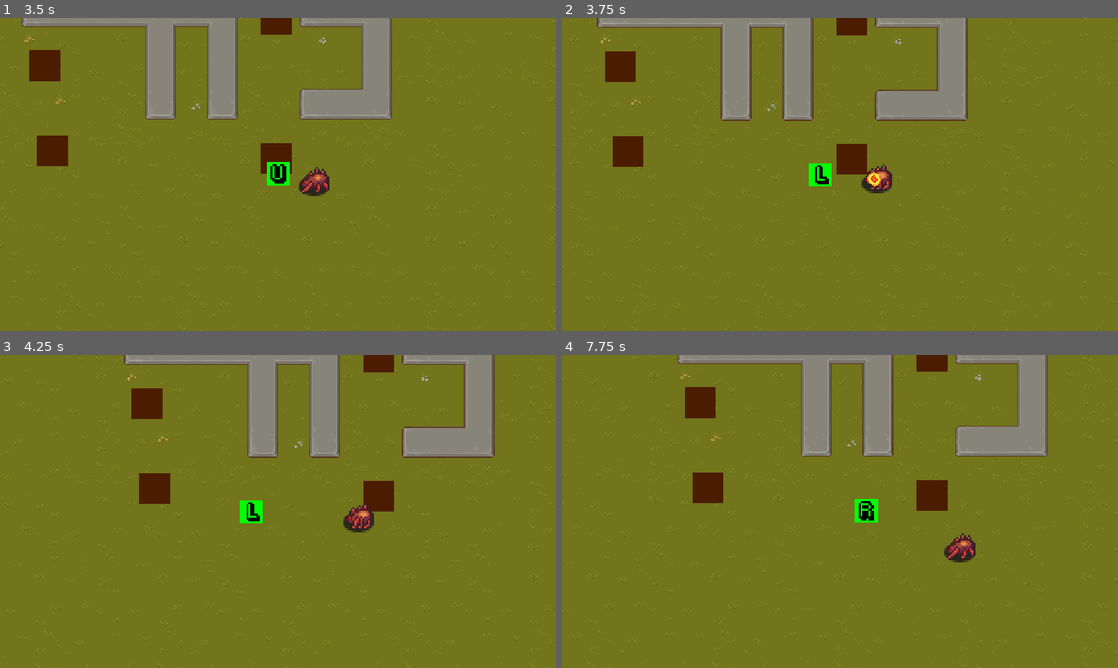
Above: before the commit, frames 1-4 (two rows, left to right).
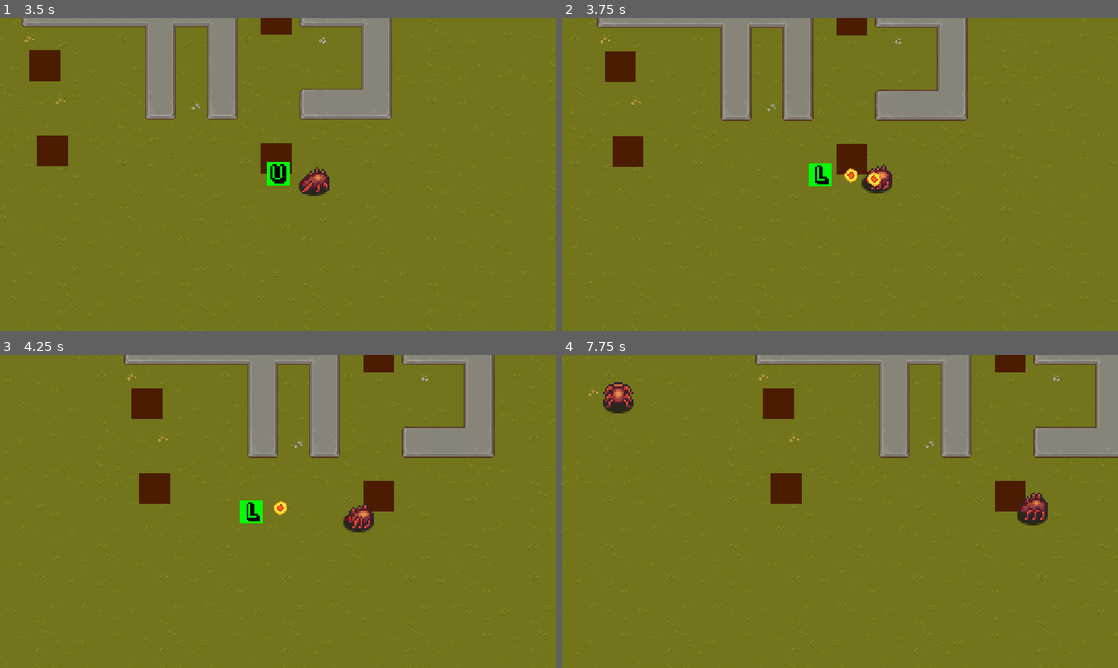
Above: after the commit, the same moments.

Repository: PotatoGolden76/rgda-game
Game: Godot game, scene res://Scenes/world.tscn
The game is run twice, just before and just after one commit, with the same random seed, the same clock (stepped at 60 frames per second) and the same inputs.
Inputs:
- Up to frame 1 (3.5 s): hold D (right) 0.53-1.28 s; hold S (down) 1.28-2.03 s; hold D (right) 2.03-2.78 s; hold W (up) from 2.78 s (still down)
- Up to frame 2 (3.75 s): release W (up) at 3.53 s; hold A (left) from 3.53 s (still down)
- Up to frame 3 (4.25 s): keep holding A (left)
- Up to frame 4 (7.75 s): release A (left) at 5.03 s; hold S (down) 5.03-5.78 s; hold D (right) 5.78-6.53 s; hold W (up) 6.53-7.28 s; hold D (right) from 7.28 s (still down)

Frame 1 is identical in both runs. In frame 2, less than 0.1% of the frame differs, in the area x 50-54%, y 48-53%; in frame 3, less than 0.1%; in frame 4, 16%, in the area x 4-100%, y 0-82%.

Commit message:
player health

Diff:
--- a/Player/Player.gd
+++ b/Player/Player.gd
@@ -13,7 +13,15 @@
 var animationTree:AnimationTree = $AnimationTree
 @onready
 var animationState = animationTree.get("parameters/playback")
+@onready
+var stats = $PlayerStats
 
+func _ready():
+	stats.no_health.connect(_on_player_no_health)
+	print("Player health = " + str(stats.health))
+
+func _on_player_no_health():
+	queue_free()
 
 func _physics_process(delta):
 	# input + physics logic
@@ -37,3 +45,8 @@
 		velocity = velocity.move_toward(Vector2.ZERO, friction * delta)
 
 	move_and_slide()
+
+
+func _on_hurtbox_area_entered(area):
+	stats.health -= 1
+	print("Player health = " + str(stats.health))
--- /dev/null
+++ b/Player/PlayerStats.gd
@@ -0,0 +1,17 @@
+extends Node2D
+
+@export
+var maxHealth:int = 3
+@onready
+var health:int = maxHealth: set = set_health, get = get_health
+
+signal no_health
+
+func set_health(value):
+	health = value
+
+	if health <= 0:
+		emit_signal("no_health")
+
+func get_health():
+	return health
--- a/Projectiles/_tempBullet/EnemyBullet.tscn
+++ b/Projectiles/_tempBullet/EnemyBullet.tscn
@@ -52,6 +52,7 @@
 
 [node name="Hitbox" groups=["Projectiles"] instance=ExtResource("1_8j1po")]
 collision_layer = 4
+collision_mask = 4
 script = ExtResource("2_l80gt")
 
 [node name="AnimatedSprite2D" type="AnimatedSprite2D" parent="." index="0"]
--- a/Scenes/player.tscn
+++ b/Scenes/player.tscn
@@ -1,9 +1,11 @@
-[gd_scene load_steps=24 format=3 uid="uid://c4w7dteo26vpo"]
+[gd_scene load_steps=27 format=3 uid="uid://c4w7dteo26vpo"]
 
 [ext_resource type="Script" path="res://Player/Player.gd" id="1_sjwxk"]
 [ext_resource type="Texture2D" uid="uid://cw6g1y2b7622r" path="res://Player/_tempSpritesheet.png" id="2_f6qyg"]
 [ext_resource type="AudioStream" uid="uid://bmio6bonkf1wf" path="res://SFX/running-in-grass-6237.mp3" id="3_2jicg"]
 [ext_resource type="PackedScene" uid="uid://cgt1nf5dr404j" path="res://Overlap/Hitbox.tscn" id="4_155eh"]
+[ext_resource type="PackedScene" uid="uid://cn8qgbs33xrk3" path="res://Overlap/Hurtbox.tscn" id="5_nojkx"]
+[ext_resource type="Script" path="res://Player/PlayerStats.gd" id="6_jko07"]
 
 [sub_resource type="CapsuleShape2D" id="CapsuleShape2D_nb1l7"]
 radius = 6.0
@@ -168,6 +170,10 @@
 radius = 8.0
 height = 32.0
 
+[sub_resource type="CapsuleShape2D" id="CapsuleShape2D_dlk84"]
+radius = 8.0
+height = 16.0
+
 [node name="Player" type="CharacterBody2D"]
 collision_layer = 2
 script = ExtResource("1_sjwxk")
@@ -208,4 +214,18 @@
 scale = Vector2(0.757, 0.757)
 shape = SubResource("CapsuleShape2D_238b6")
 
+[node name="Hurtbox" parent="." instance=ExtResource("5_nojkx")]
+collision_layer = 4
+collision_mask = 4
+
+[node name="CollisionShape2D" parent="Hurtbox" index="0"]
+shape = SubResource("CapsuleShape2D_dlk84")
+debug_color = Color(0.568627, 0.388235, 1, 0.419608)
+
+[node name="PlayerStats" type="Node2D" parent="."]
+script = ExtResource("6_jko07")
+
+[connection signal="area_entered" from="Hurtbox" to="." method="_on_hurtbox_area_entered"]
+
 [editable path="Hitbox"]
+[editable path="Hurtbox"]
